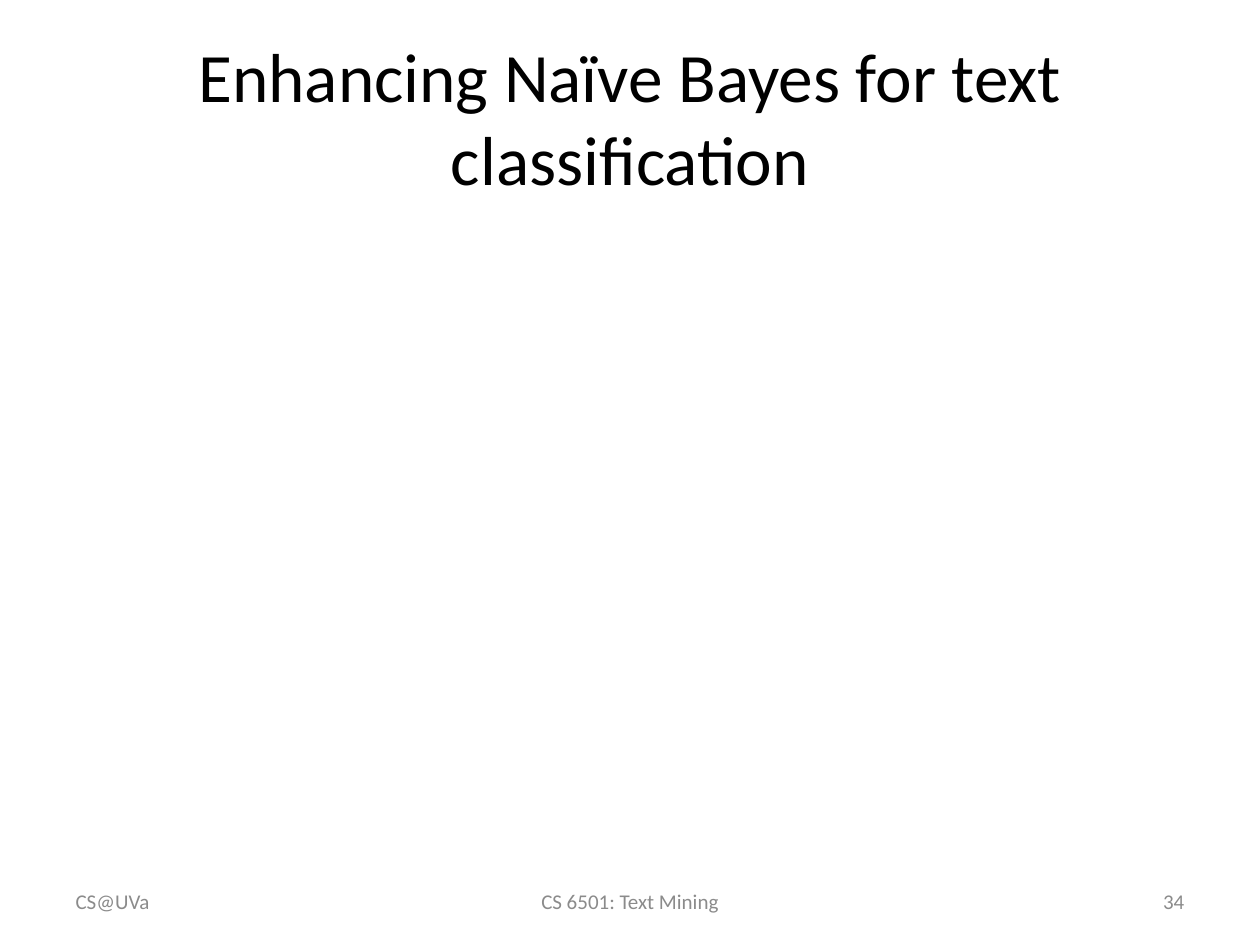
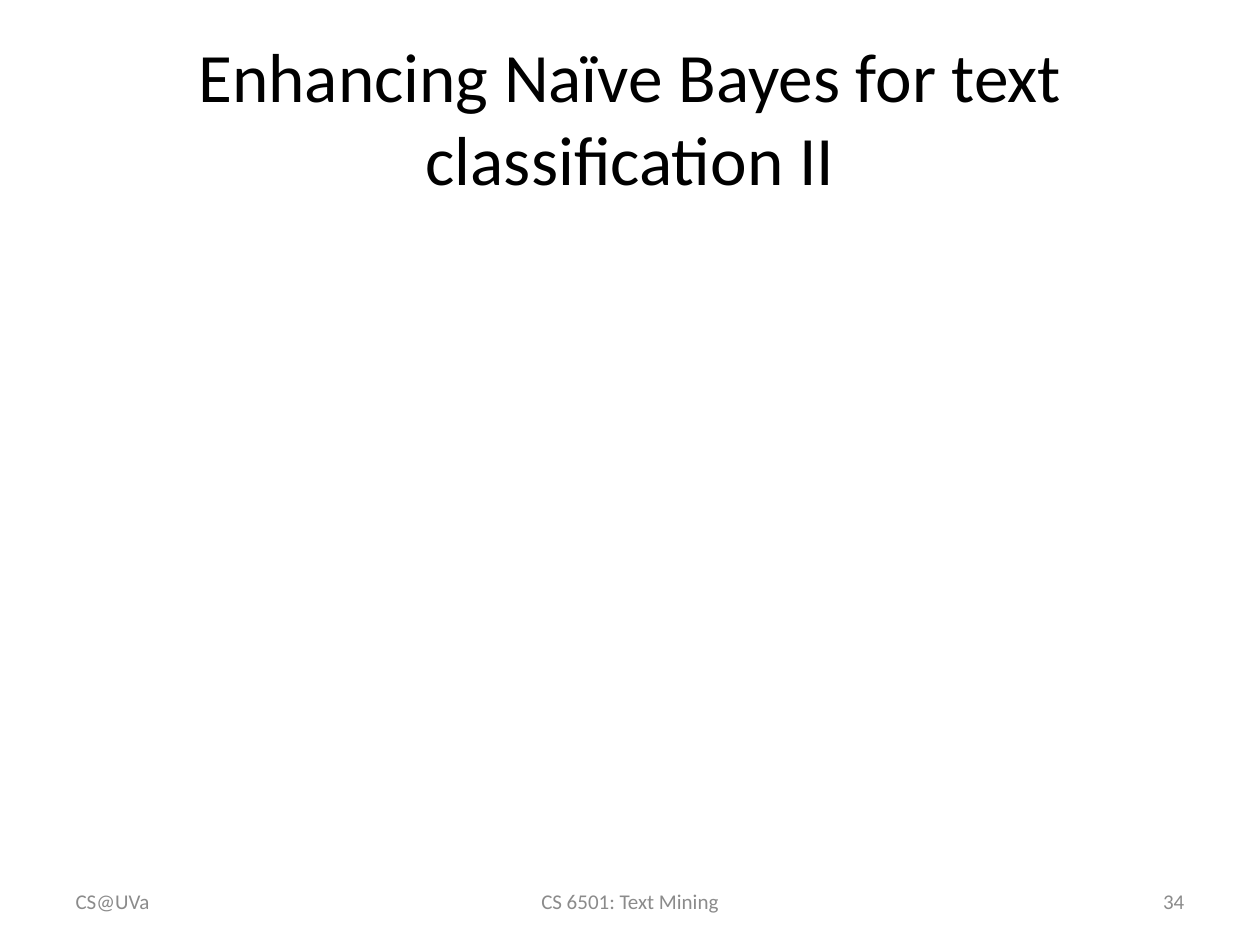
Before and after one commit to wang296/CS6501-Text-Mining, a slide deck: slide 34 of docs/kNN & Naïve Bayes.pptx. Drawn at 1260x945 pixels with LibreOffice and Linux fonts; fonts in the diff are those of the drawing; grey boxes stand for pictures. Boxes give left, top, right and bottom in pixels: in the first picture for what was removed or moved away, otherwise in the second. Text is boxed around its words. In the diff, an @@ line names an element or a change of style, - is before the commit and + after.

```diff
--- a/docs/kNN & Naïve Bayes.pptx
+++ b/docs/kNN & Naïve Bayes.pptx
@@ title at bbox=[198, 54, 1061, 186]: text changed @@
-Enhancing Naïve Bayes for text classification
+Enhancing Naïve Bayes for text classification II
```
Also in this commit, not shown: 4 other slides changed, 8 other files.
